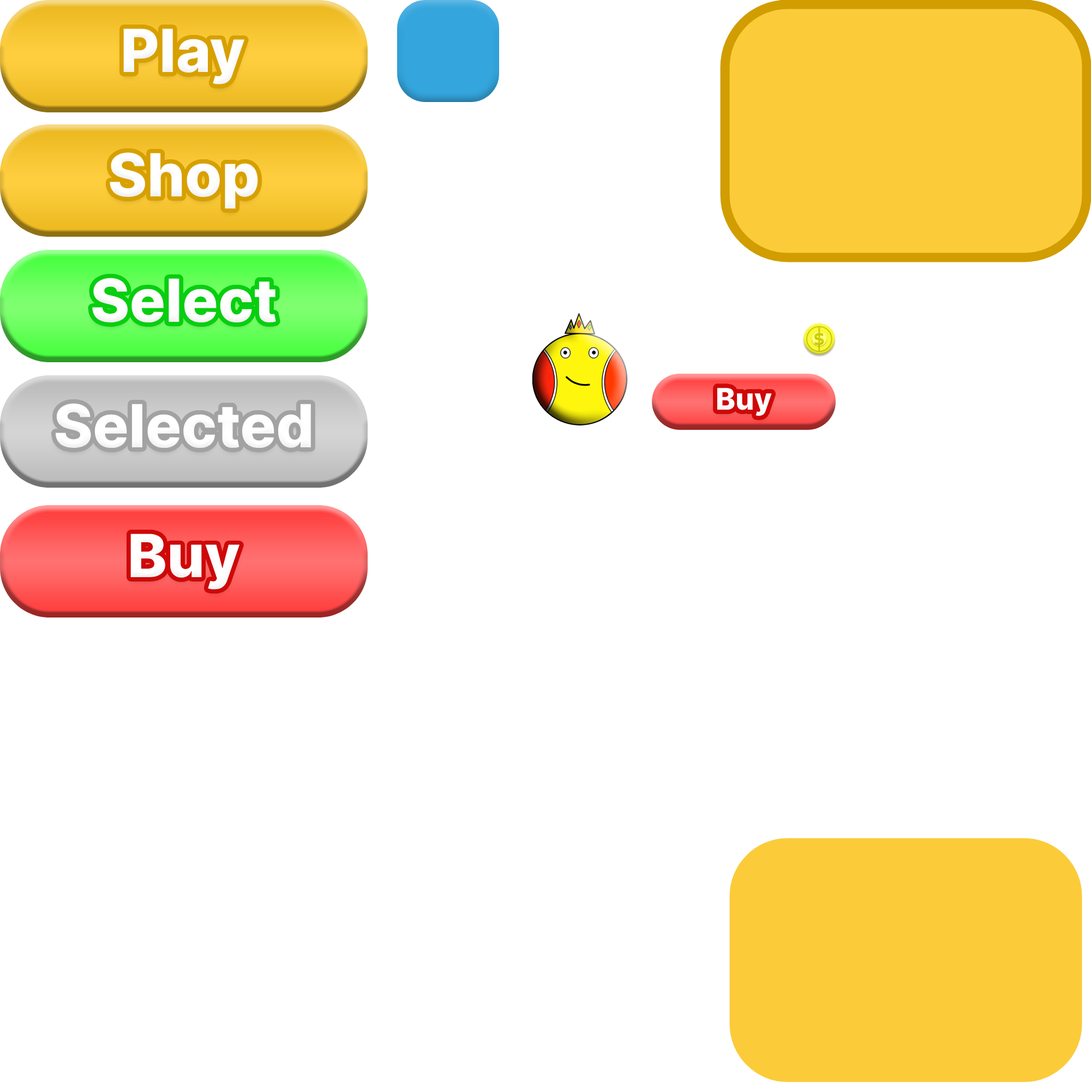
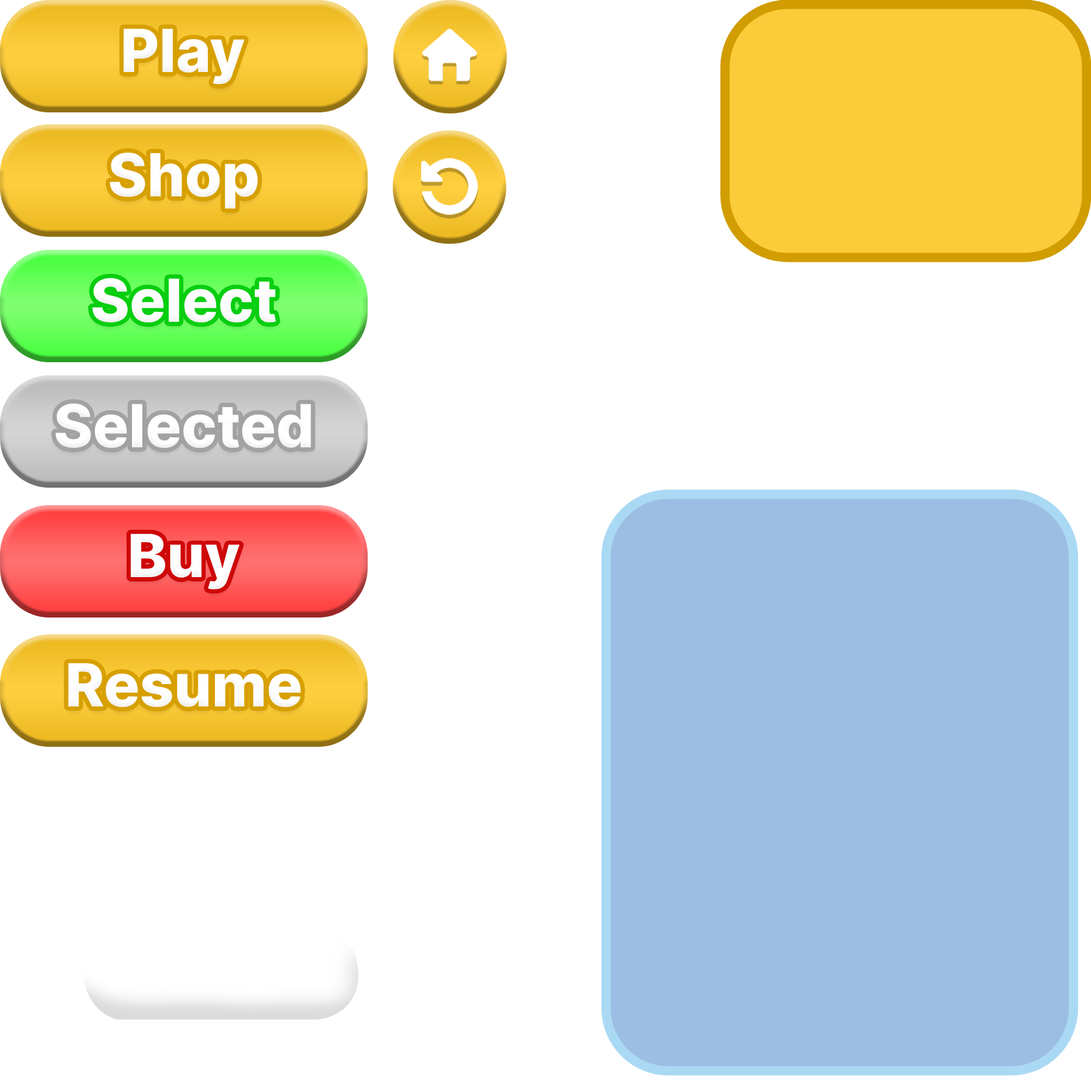
Layer changes from the first 1091 x 1091 image to the second:
added layer "Layer 10" (14%) above "Layer 9" over <box>82,943,359,1021</box>
removed layer "Buy copy" from group "Buy Button copy" over <box>717,388,773,417</box>
added layer "Layer 5" in group "Buy Button copy" over <box>421,158,479,216</box>
added layer "Layer 4" in group "Buy Button copy" over <box>421,28,479,82</box>
added layer "Resume" in group "Select Button" over <box>68,663,301,708</box>
removed layer "New Project (5)" over <box>802,323,837,358</box>
removed layer "King" (2nd of 2) over <box>532,313,629,426</box>
